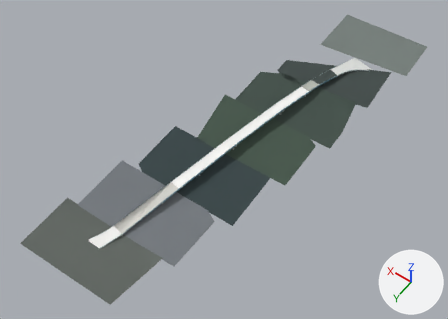
Renders of the glTF model public/twins/chatt/models/veterans-bridge.glb from each side of a commit.
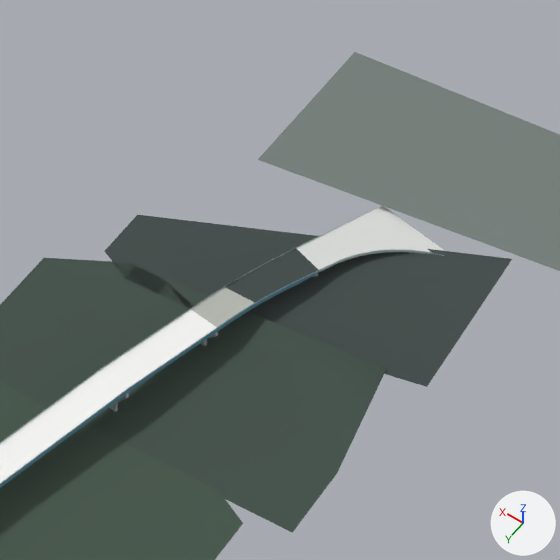
There are two pictures of each version: one whole from a camera (50 mm lens) standing at (-430.0, 1084.0, 1106.0) and looking at (83.0, 366.0, -22.0), one close up on the part from 55% to 90% of the width and 0% to 49% of the height. Every picture has the same lights, and +X, +Y and +Z are marked at lower right. The last two pictures show the newer version. Where no turn or scale is listed for an object, it has been applied to the vertices. Vertices at exactly the same position are counted once.

The scene before the commit, as lines of its bpy script (objects in view):
```python
me_mesh_0 = bpy.data.meshes.new('Mesh_0')
me_mesh_0.from_pydata(...)  # 650 vertices, 1117 faces; spans x -219.0..219.0, y -503.0..504.0, z -17.0..17.0
me_mesh_0.materials.append(mat_palettematerial001)
# before: 192 (67.0, -282.0, -16.0) at pixel (137, 214), 194 (-182.0, -369.0, 11.0) at pixel (512, 258)
ob_geom3d = bpy.data.objects.new('Geom3D', me_mesh_0)
ob_geom3d.location = (65.5, 299.6, 12.3)
```
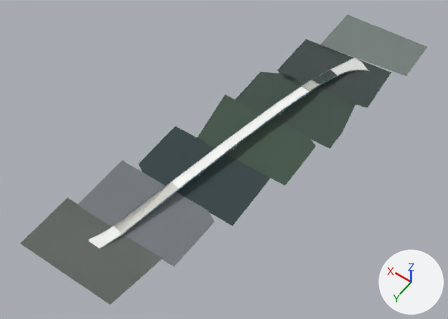
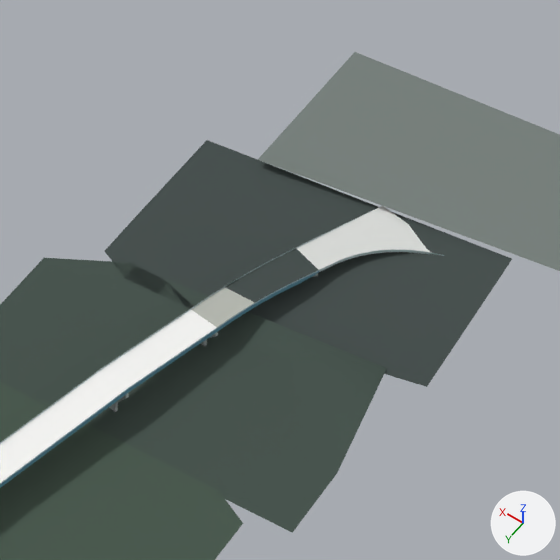
Pixel boxes (x1, y1, x2, y2) of what changed, in the close-ups (560 x 560 px):
part 1 of me_mesh_0, added: after (138, 140, 511, 259)

The change in detail:
me_mesh_0 is used by ob_geom3d; location (65.5, 299.6, 12.3).
Verts and faces of me_mesh_0; kept vertices keep their numbers, new ones are numbered from 650.
me_mesh_0 had 650 vertices, 1117 faces and spanned x -219.0..219.0, y -503.0..504.0, z -17.0..17.0.
me_mesh_0 now has 651 vertices, 1118 faces and spans x -219.0..219.0, y -503.0..504.0, z -17.0..17.0.
Part 1, on me_mesh_0:
New vertex 650 is at (63.0, -370.0, -6.0), pixel (206, 139).
New faces: (192, 194, 650).
Other edits to the shape of me_mesh_0 do not show in these pictures.
